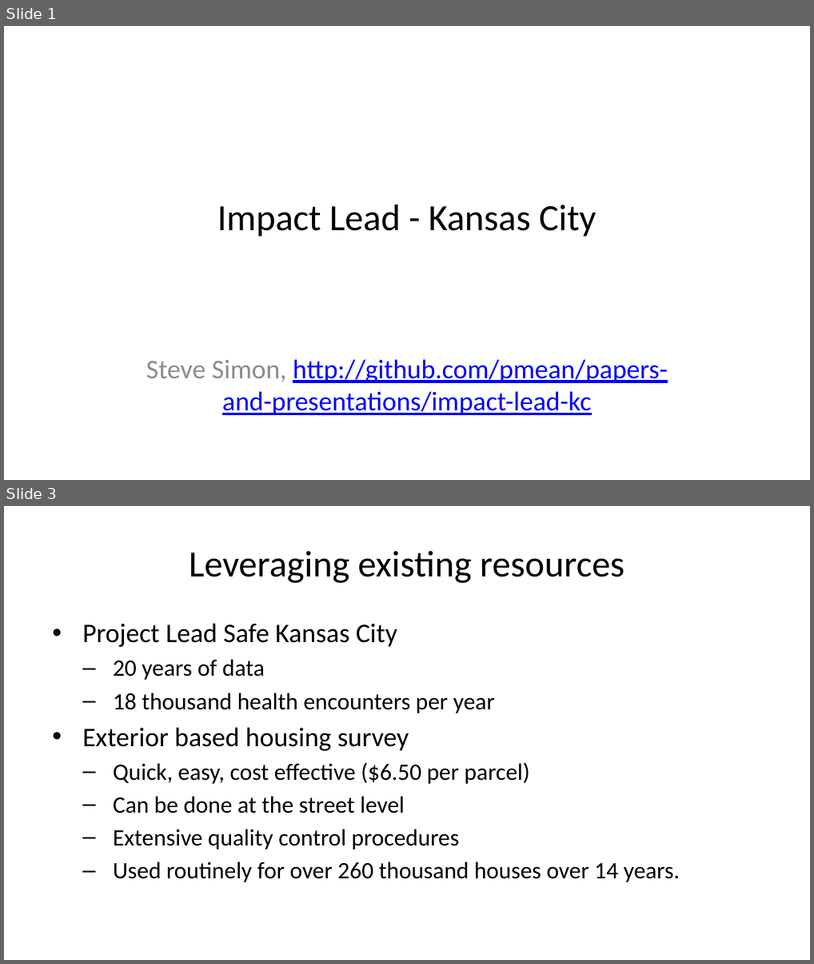
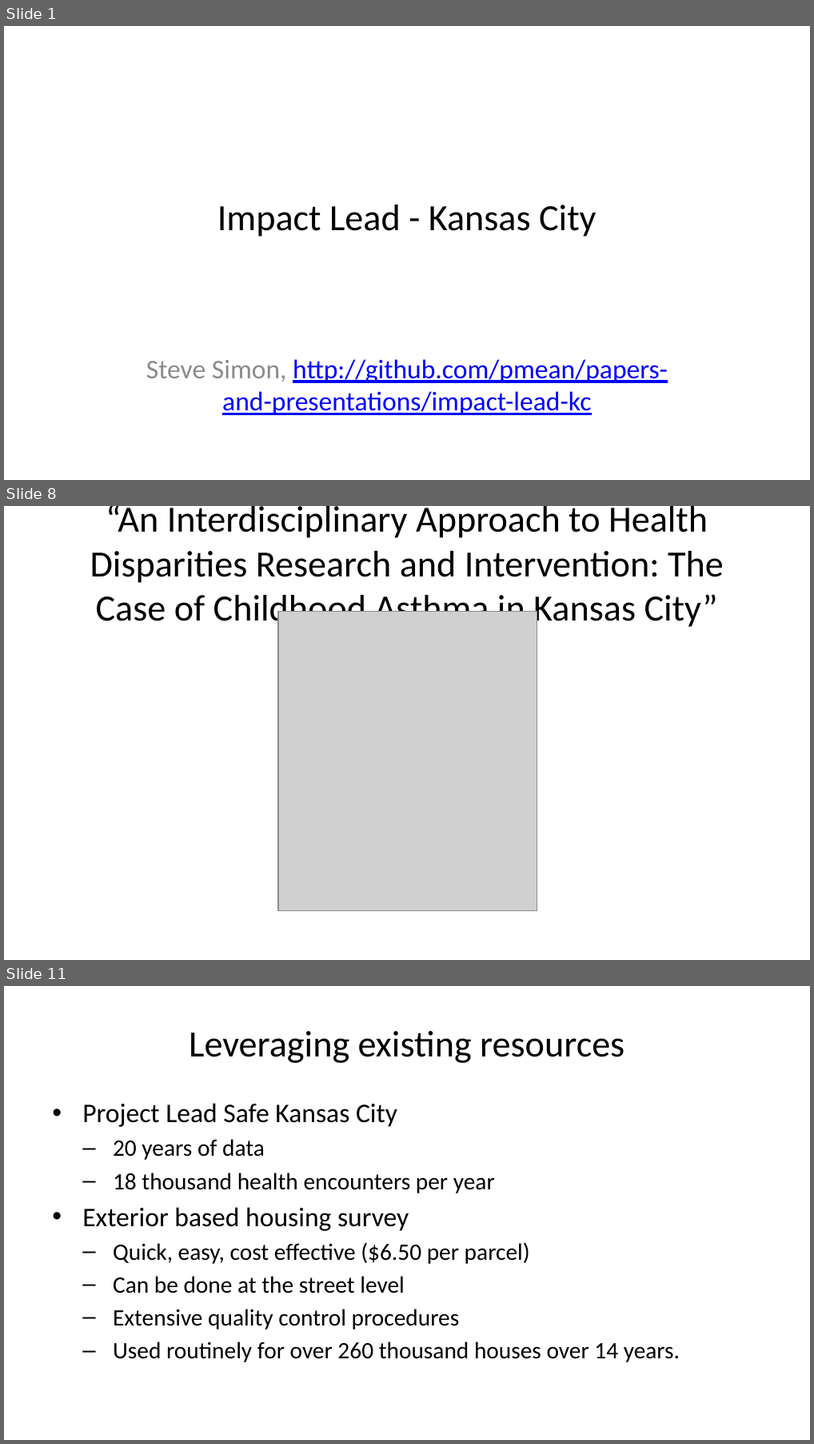
Before and after one commit to pmean/papers-and-presentations, a slide deck: kc-lead-impact/results/dbhi-presentation.pptx. Shown one above the other, each under a label of ours: slides 1 and 3 before the commit, slides 1, 8 and 11 after it; the slides between them are not shown. The pictures are 814x964 and 814x1444 pixels, drawn with LibreOffice and Linux fonts; fonts in the diff are those of the drawing; grey boxes stand for pictures. Boxes give left, top, right and bottom in pixels: in the first picture for what was removed or moved away, otherwise in the second. Text is boxed around its words. In the diff, an @@ line names an element or a change of style, - is before the commit and + after.

Commit message:
Added hud image to dbhi-presentation

```diff
--- a/kc-lead-impact/results/dbhi-presentation.pptx
+++ b/kc-lead-impact/results/dbhi-presentation.pptx
@@ slide 8 added at bbox=[4, 506, 810, 960], background #FFFFFF @@
@@ title added at bbox=[90, 506, 724, 630], 33 pt, text #000000 @@
+“An Interdisciplinary Approach to Health Disparities Research and Intervention: The Case of Childhood Asthma in Kansas City”
@@ picture added at bbox=[278, 612, 537, 911] @@
@@ what was slide 3 is now slide 11 @@
```
Also in this commit, not shown: 8 other slides added, 1 slide removed, 2 other files.
